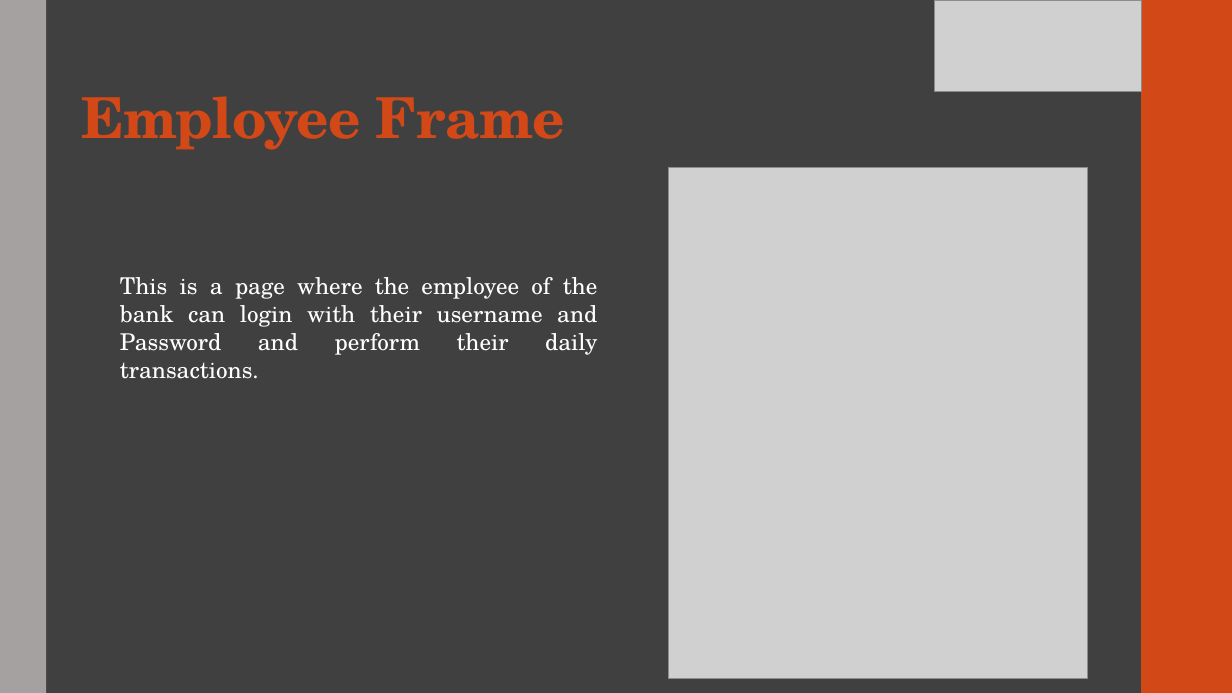
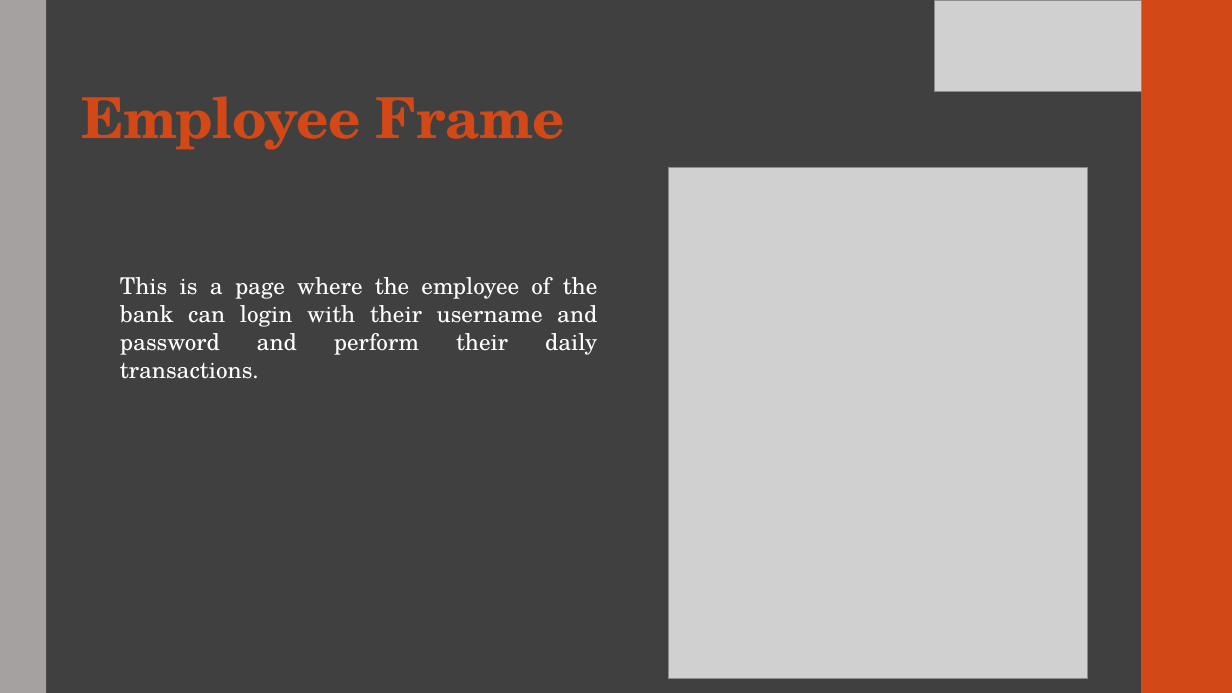
Before and after one commit to anjielayo/AZBanking, a slide deck: slide 7 of AZBanking presentation.pptx. Drawn at 1232x693 pixels with LibreOffice and Linux fonts; fonts in the diff are those of the drawing; grey boxes stand for pictures. Boxes give left, top, right and bottom in pixels: in the first picture for what was removed or moved away, otherwise in the second. Text is boxed around its words. In the diff, an @@ line names an element or a change of style, - is before the commit and + after.

```diff
--- a/AZBanking presentation.pptx
+++ b/AZBanking presentation.pptx
@@ text at (120,277,598,379): text changed @@
-This is a page where the employee of the bank can login with their username and Password and perform their daily transactions.
+This is a page where the employee of the bank can login with their username and password and perform their daily transactions.
```
Also in this commit, not shown: 12 other slides changed, 2 slides added, 8 other files.
